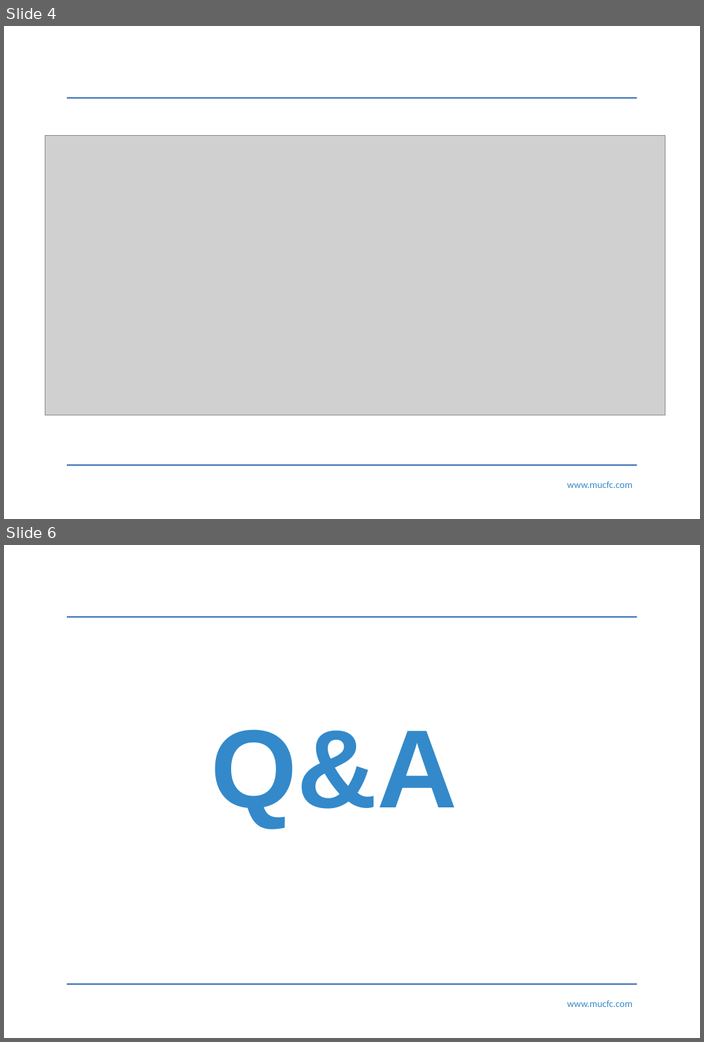
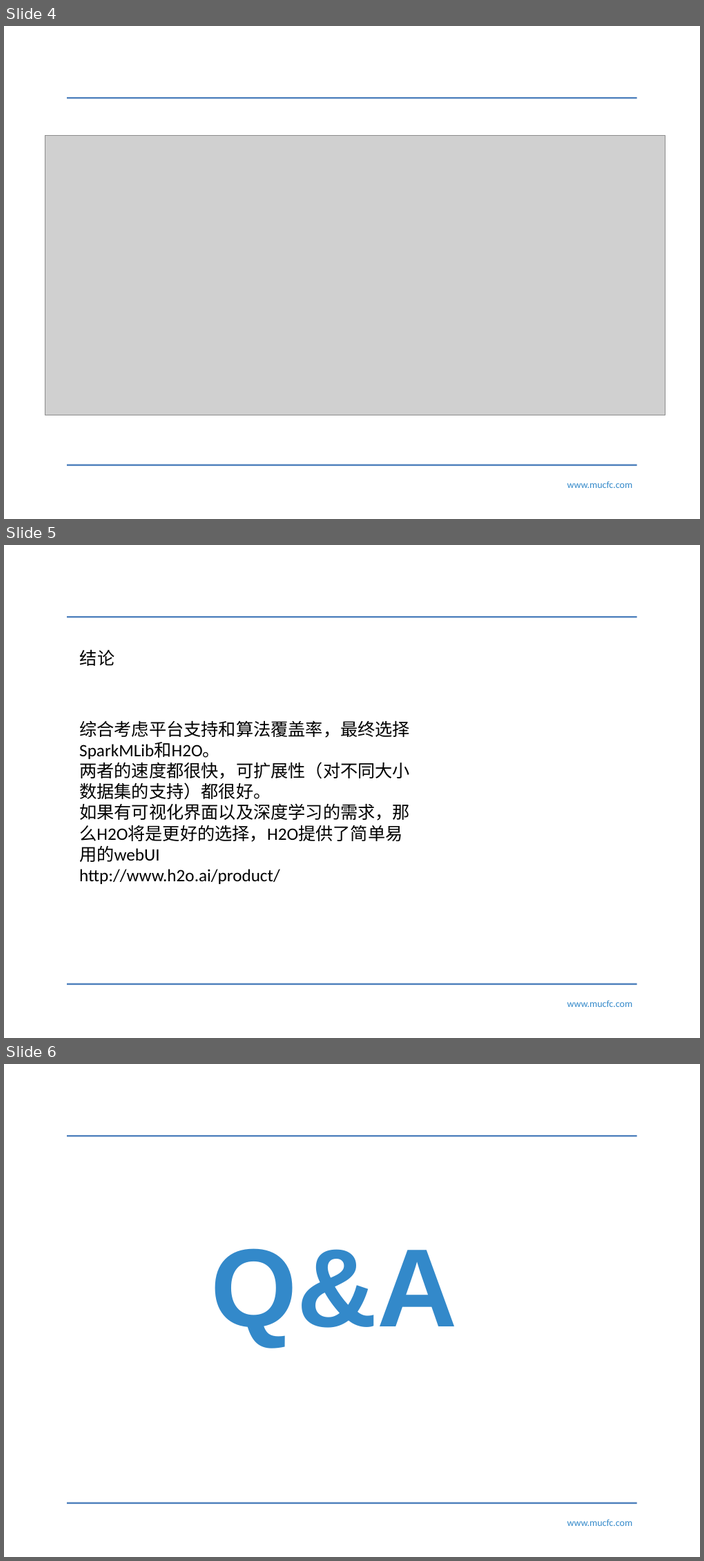
Before and after one commit to narutolzj/myMachineLearningNotes, a slide deck: 李梓钧.pptx. Shown one above the other, each under a label of ours: slides 4 and 6 before the commit, slides 4, 5 and 6 after it; the slides between them are not shown. The pictures are 704x1042 and 704x1561 pixels, drawn with LibreOffice and Linux fonts; fonts in the diff are those of the drawing; grey boxes stand for pictures; background and template pictures are left out. Boxes give left, top, right and bottom in pixels: in the first picture for what was removed or moved away, otherwise in the second. Text is boxed around its words. In the diff, an @@ line names an element or a change of style, - is before the commit and + after.

Commit message:
update ppt

```diff
--- a/李梓钧.pptx
+++ b/李梓钧.pptx
@@ slide 5 added at [4, 545, 700, 1038], background #FFFFFF; not listed: 3 template elements that a slide beside it also shows @@
@@ text added at [80, 649, 114, 666], 18 pt, text #000000 @@
+结论
@@ text added at [79, 720, 410, 884], 18 pt, text #000000 @@
+综合考虑平台支持和算法覆盖率，最终选择SparkMLib和H2O。
+两者的速度都很快，可扩展性（对不同大小数据集的支持）都很好。
+如果有可视化界面以及深度学习的需求，那么H2O将是更好的选择，H2O提供了简单易用的webUI
+http://www.h2o.ai/product/
```
Also in this commit, not shown: 1 other slide added, 2 slides removed.
